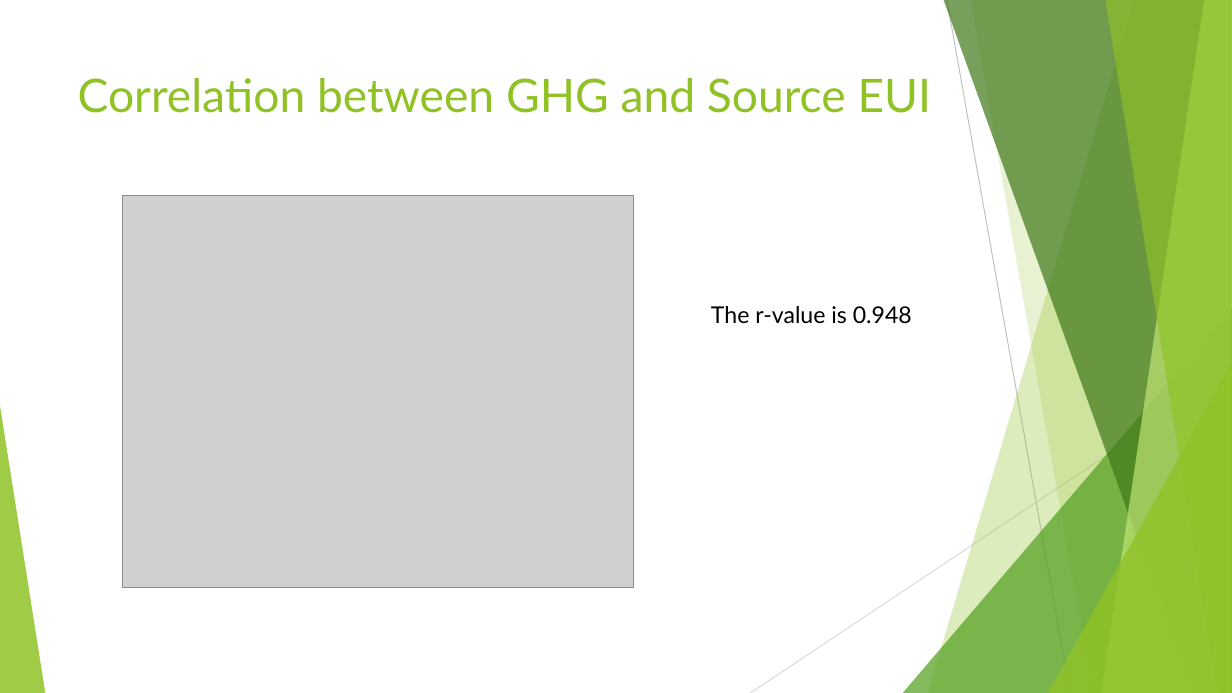
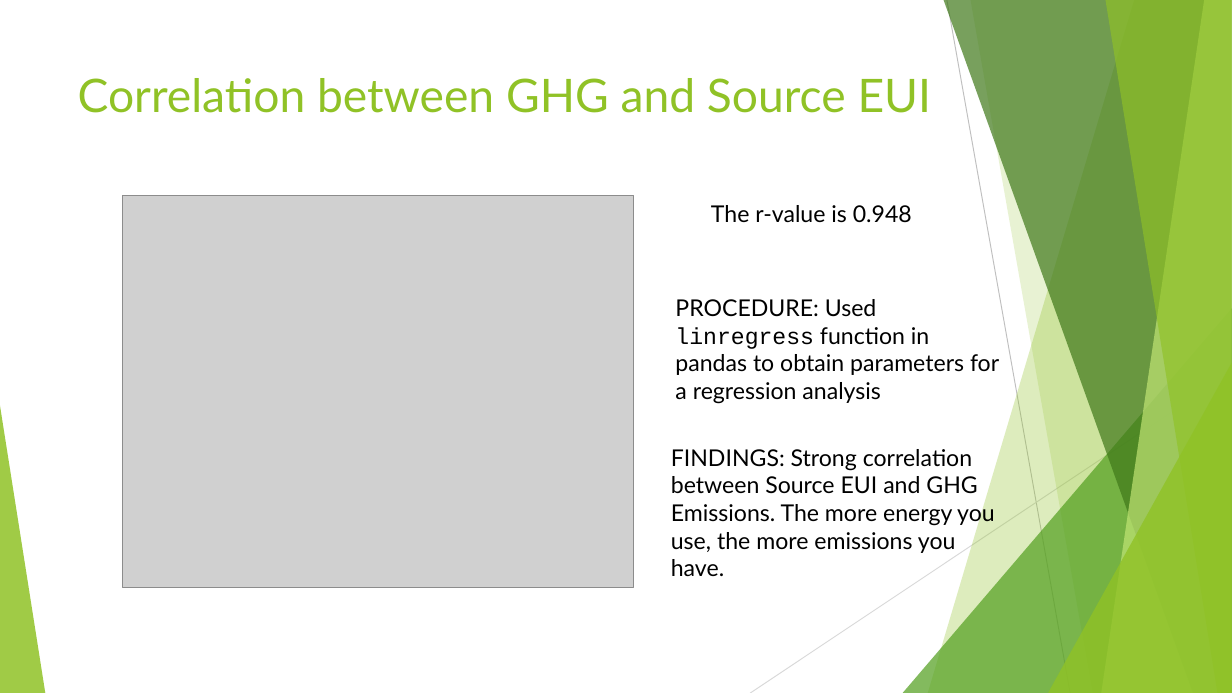
Before and after one commit to zohairnz/project-1, a slide deck: slide 7 of Energy Consumption Analysis for Buildings in San Francisco.pptx. Drawn at 1232x693 pixels with LibreOffice and Linux fonts; fonts in the diff are those of the drawing; grey boxes stand for pictures. Boxes give left, top, right and bottom in pixels: in the first picture for what was removed or moved away, otherwise in the second. Text is boxed around its words. In the diff, an @@ line names an element or a change of style, - is before the commit and + after.

```diff
--- a/Energy Consumption Analysis for Buildings in San Francisco.pptx
+++ b/Energy Consumption Analysis for Buildings in San Francisco.pptx
@@ text "The r-value is 0.948" moved from (x1=711, y1=306, x2=912, y2=324) to (x1=711, y1=205, x2=912, y2=223) @@
@@ text added at (x1=675, y1=299, x2=999, y2=404), 18 pt, text #000000 @@
+PROCEDURE: Used linregress function in pandas to obtain parameters for a regression analysis
@@ text added at (x1=671, y1=449, x2=995, y2=576), 18 pt, text #000000 @@
+FINDINGS: Strong correlation between Source EUI and GHG Emissions. The more energy you use, the more emissions you have.
```
Also in this commit, not shown: 1 other slide changed, 11 slides added, 1 slide removed, 3 other files.
